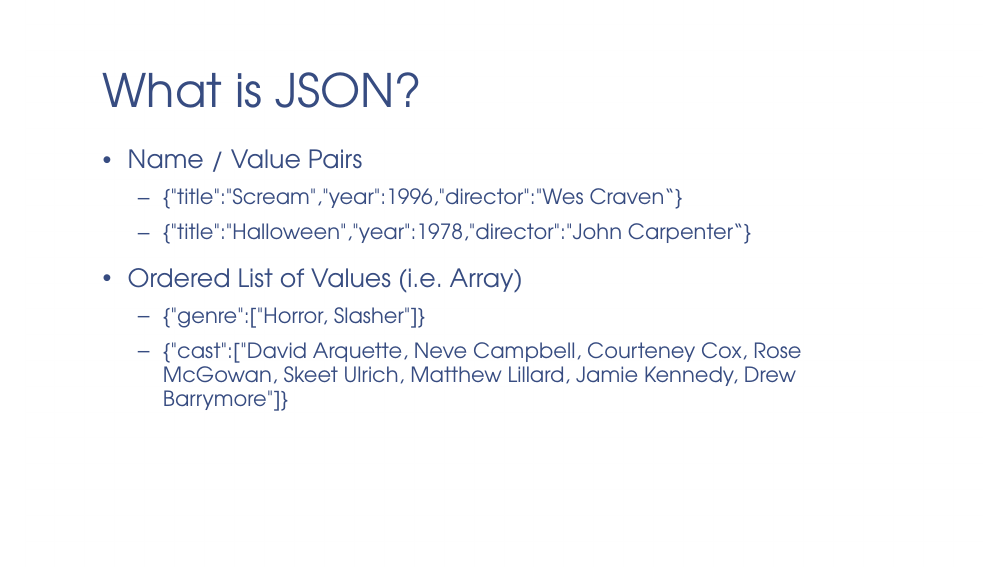
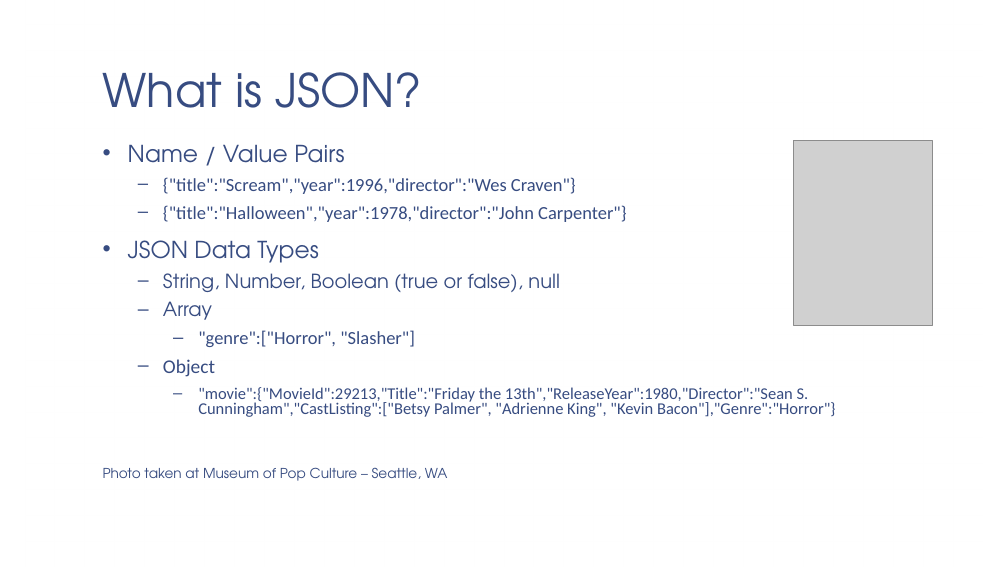
Before and after one commit to adipesa/sqlserver-json, a slide deck: slide 5 of SQL Server and JSON.pptx. Drawn at 1008x567 pixels with LibreOffice and Linux fonts; fonts in the diff are those of the drawing; grey boxes stand for pictures; background and template pictures are left out. Boxes give left, top, right and bottom in pixels: in the first picture for what was removed or moved away, otherwise in the second. Text is boxed around its words. In the diff, an @@ line names an element or a change of style, - is before the commit and + after.

Commit message:
Add files via upload
Added photos and info on JSON data types

```diff
--- a/SQL Server and JSON.pptx
+++ b/SQL Server and JSON.pptx
@@ text at box(128, 144, 344, 163): size 24 to 22.2 pt in "Name / Value Pairs"; line spacing 0.95 to 0.75 @@
@@ picture added at box(794, 141, 932, 326) @@
@@ text at box(103, 177, 836, 481): text changed; size 20 to 15.7 pt; font TeX Gyre Adventor to Calibri @@
-  – {"title":"Scream","year":1996,"director":"Wes Craven“}
-  – {"title":"Halloween","year":1978,"director":"John Carpenter“}
-• Ordered List of Values (i.e. Array)
-  – {"genre":["Horror, Slasher"]}
-  – {"cast":["David Arquette, Neve Campbell, Courteney Cox, Rose McGowan, Skeet Ulrich, Matthew Lillard, Jamie Kennedy, Drew Barrymore"]}
+  – {"title":"Scream","year":1996,"director":"Wes Craven"}
+  – {"title":"Halloween","year":1978,"director":"John Carpenter"}
+• JSON Data Types
+  – String, Number, Boolean (true or false), null
+  – Array
+    – "genre":["Horror", "Slasher"]
+  – Object
+    – "movie":{"MovieId":29213,"Title":"Friday the 13th","ReleaseYear":1980,"Director":"Sean S. Cunningham","CastListing":["Betsy Palmer", "Adrienne King", "Kevin Bacon"],"Genre":"Horror"}
+Photo taken at Museum of Pop Culture – Seattle, WA
```
Also in this commit, not shown: 10 other slides changed.
